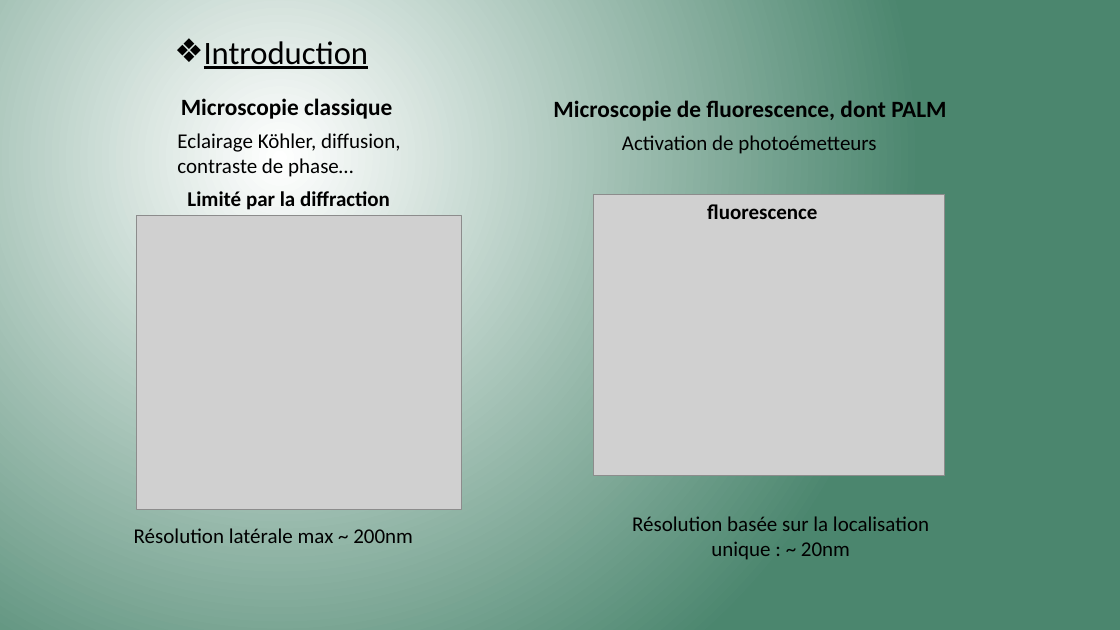
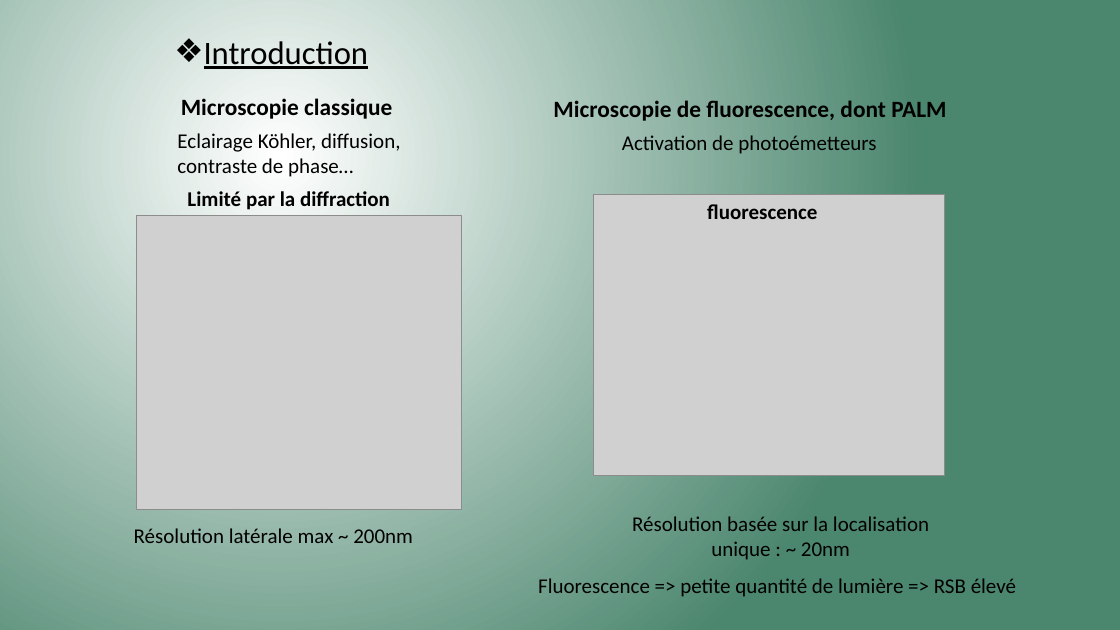
Before and after one commit to Killian-Herveau/PIMS, a slide deck: slide 2 of Pres_Avril/PresentationPIMSAvril.pptx. Drawn at 1120x630 pixels with LibreOffice and Linux fonts; fonts in the diff are those of the drawing; grey boxes stand for pictures. Boxes give left, top, right and bottom in pixels: in the first picture for what was removed or moved away, otherwise in the second. Text is boxed around its words. In the diff, an @@ line names an element or a change of style, - is before the commit and + after.

```diff
--- a/Pres_Avril/PresentationPIMSAvril.pptx
+++ b/Pres_Avril/PresentationPIMSAvril.pptx
@@ text added at bbox=[538, 578, 1016, 597], 18 pt, text #000000 @@
+Fluorescence => petite quantité de lumière => RSB élevé
```
Also in this commit, not shown: 9 other slides changed, 5 slides added, 2 slides removed, 1 other file.
